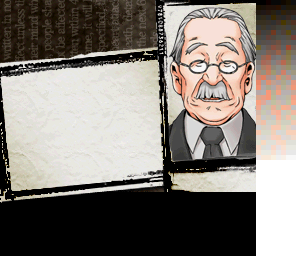
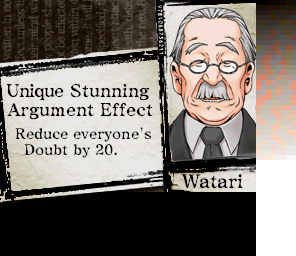
Layer changes from the first 296x256 image to the second:
added layer "Reduce everyone's Doubt by 2..." above "Watari" over box(15, 127, 152, 158)
added layer "Watari" above "Layer" over box(181, 174, 243, 189)
added layer "Pasted Layer" above "Layer 1" over box(7, 83, 153, 120)
